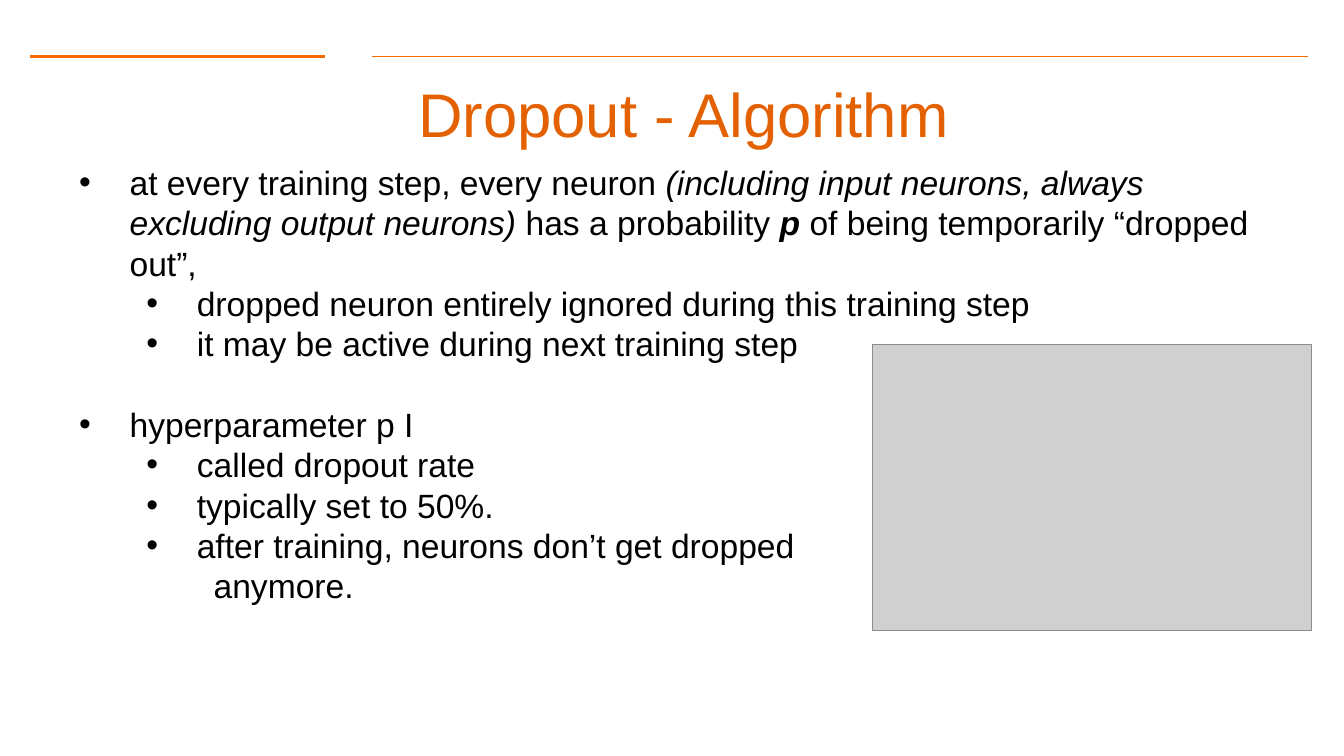
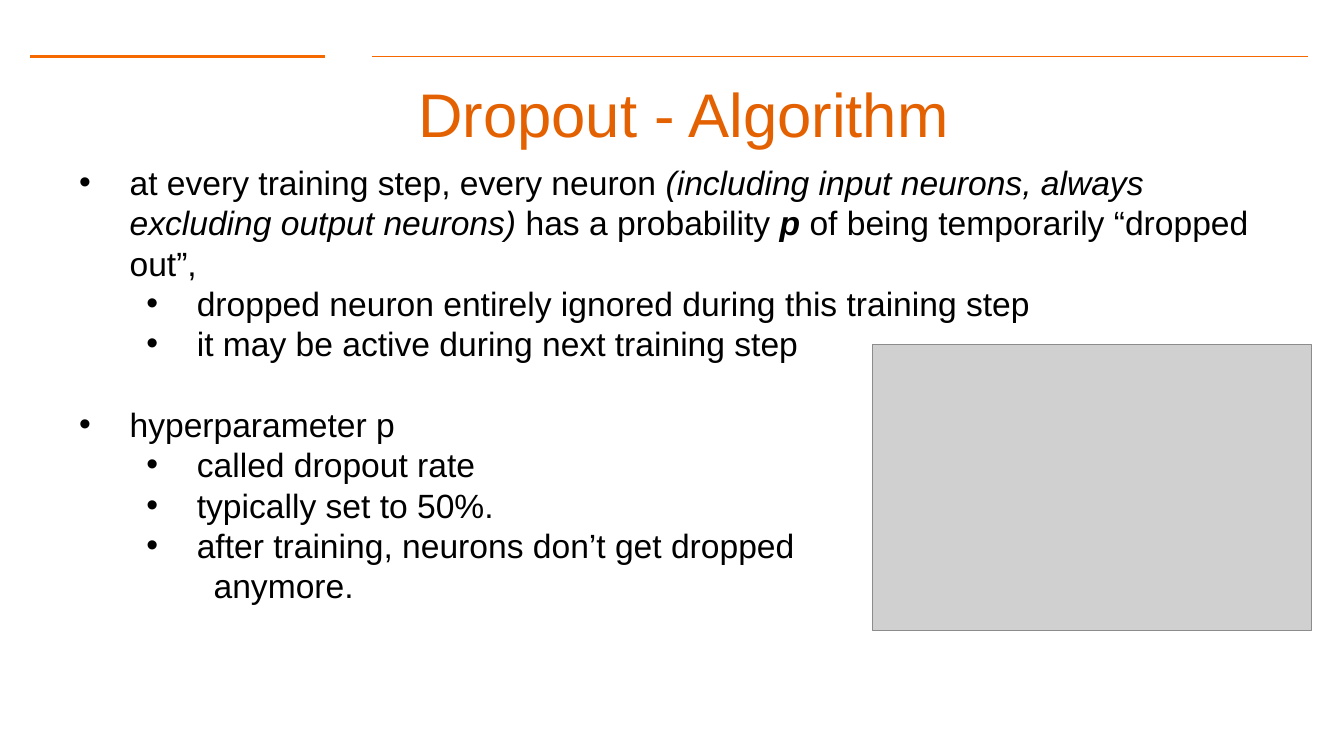
Before and after one commit to Dre1896/RIT-DSCI-633-FDS, a slide deck: slide 52 of Syllabus/Lecture21/Lec21.pptx. Drawn at 1344x756 pixels with LibreOffice and Linux fonts; fonts in the diff are those of the drawing; grey boxes stand for pictures; background and template pictures are left out. Boxes give left, top, right and bottom in pixels: in the first picture for what was removed or moved away, otherwise in the second. Text is boxed around its words. In the diff, an @@ line names an element or a change of style, - is before the commit and + after.

```diff
--- a/Syllabus/Lecture21/Lec21.pptx
+++ b/Syllabus/Lecture21/Lec21.pptx
@@ text at box(130, 412, 395, 444): text changed @@
-• hyperparameter p I
+• hyperparameter p
```
Also in this commit, not shown: 8 other slides changed, 1 slide removed.
